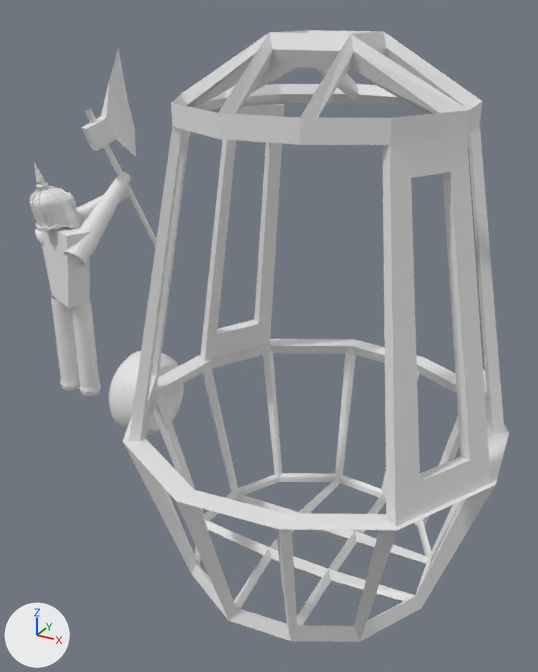
The Blender file Objects3D/caos/marauder2.blend as it was, and as the next commit left it.
The view is the same before and after, from a 50 mm camera at (118.4, -120.3, 108.3) aimed at (51.5, 1.3, 47.5). The axes (+X, +Y, +Z) are drawn at lower left. The lights are the same throughout.

Names of what the first picture shows: 'Cylinder.001', 'Cylinder.002', 'Cylinder.003', 'Torus', 'brazos', 'casco', 'hacha', 'piernas', 'torso'.
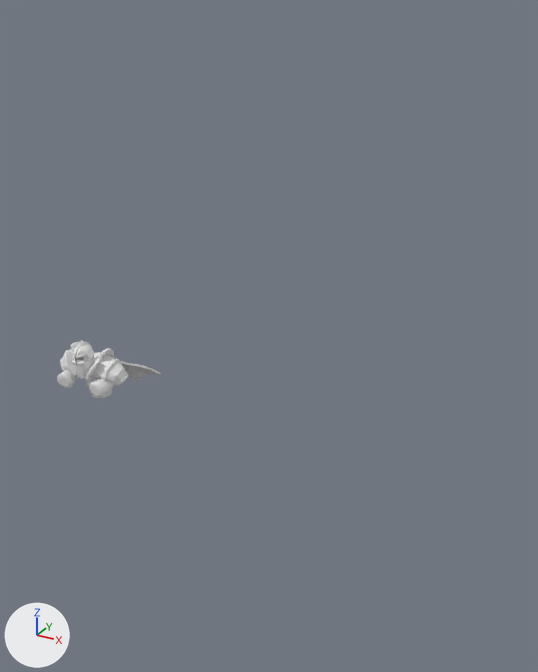
ob_root is not drawn itself; it is the parent of ob_torso, ob_piernas.

Boxes (x1, y1, x2, y2) around the edits, measured in the pictures (538 x 672 px):
'Cylinder.001', deleted: before (129, 103, 505, 527)
'Cylinder.002', deleted: before (123, 339, 509, 642)
'Cylinder.003', deleted: before (171, 30, 482, 145)
'piernas', deleted: before (51, 295, 101, 398)
'hacha', deleted: before (81, 49, 157, 248)
'brazos', reshaped, moved: before (35, 171, 131, 266); after (57, 370, 114, 398)
'torso', deleted: before (42, 227, 90, 308)
'Torus', deleted: before (109, 351, 184, 436)
'casco', deleted: before (29, 163, 83, 232)
'hombros', added: after (60, 342, 128, 386)
'cara', added: after (72, 340, 96, 378)
'capa', added: after (120, 361, 161, 382)
'hombre', added: after (84, 352, 112, 398)

Patch to the scene script:
```diff
--- a/Objects3D/caos/marauder2.blend.py
+++ b/Objects3D/caos/marauder2.blend.py
@@ me_cylinder_001 @@
 # used by ob_brazos; parent = ob_torso; location = (1.71, 3.073, 34.92)
-me_cylinder_001.from_pydata(...)  # 144 vertices, 108 faces; spans x -10.8..10.2, y -16.6..3.6, z -2.6..14.8
+me_cylinder_001.from_pydata(...)  # 384 vertices, 324 faces; spans x -12.8..2.2, y -3.0..3.5, z -2.6..3.1
+# me_cylinder_001 part 1: 144 vertices removed from x -10.8..10.2, y -16.6..3.6, z -2.6..14.8; 384 vertices added at x -12.8..2.2, y -3.0..3.5, z -2.6..3.1
@@ ob_root @@
 ob_root = bpy.data.objects.new('root', None)
-ob_root.location = (2.269, 0.0, 0.0)
+ob_root.location = (0.0, 0.0, 0.0)
@@ ob_torso @@
-ob_torso = bpy.data.objects.new('torso', me_cube)
@@ ob_brazos @@
 ob_brazos = bpy.data.objects.new('brazos', me_cylinder_001)
-ob_brazos.parent = ob_torso
-ob_brazos.matrix_parent_inverse = Matrix(((1.0, 0.0, 0.0, -1.575), (0.0, 1.0, 0.0, -2.967), (0.0, 0.0, 1.0, -31.0), (0.0, 0.0, 0.0, 1.0)))
-ob_brazos.location = (1.71, 3.073, 34.92)
+ob_brazos.parent = ob_hombre
+ob_brazos.matrix_parent_inverse = Matrix(((1.0, 0.0, 0.0, -1.47), (0.0, 1.0, 0.0, -5.204), (0.0, 0.0, 1.0, -25.66), (0.0, 0.0, 0.0, 1.0)))
+ob_brazos.location = (5.318, 1.839, 24.48)
@@ ob_hacha @@
-ob_hacha = bpy.data.objects.new('hacha', me_plane)
@@ ob_flare @@
 ob_flare = bpy.data.objects.new('flare', None)
-ob_flare.parent = ob_hacha
 ob_flare.matrix_parent_inverse = Matrix(((1.0, 0.0, 0.0, -0.0302), (0.0, 1.0, 0.0, 10.67), (0.0, 0.0, 1.0, -59.24), (0.0, 0.0, 0.0, 1.0)))
@@ ob_casco @@
-ob_casco = bpy.data.objects.new('casco', me_cylinder_002)
@@ ob_piernas @@
-ob_piernas = bpy.data.objects.new('piernas', me_icosphere_002)
@@ ob_cylinder_003 @@
-ob_cylinder_003 = bpy.data.objects.new('Cylinder.003', me_cylinder_007)
@@ ob_cylinder_002 @@
-ob_cylinder_002 = bpy.data.objects.new('Cylinder.002', me_cylinder_006)
@@ ob_cylinder_001 @@
-ob_cylinder_001 = bpy.data.objects.new('Cylinder.001', me_cylinder_004)
@@ ob_torus @@
-ob_torus = bpy.data.objects.new('Torus', me_torus)
@@ ob_hombre @@
+ob_hombre = bpy.data.objects.new('hombre', me_cylinder_005_1)  # 384 vertices, 294 faces; spans x -8.06..6.54, y -3.96..4.09, z -6.87..4.04
+ob_hombre.location = (1.5, 5.2, 25.7)
@@ ob_cara @@
+ob_cara = bpy.data.objects.new('cara', me_plane_003)  # 814 vertices, 761 faces; spans x -2.32..2.34, y -2.76..3.11, z -5.28..4.15
+ob_cara.parent = ob_hombre
+ob_cara.location = (-0.108, 1.519, 31.33)
@@ ob_hombros @@
+ob_hombros = bpy.data.objects.new('hombros', me_cylinder)  # 564 vertices, 526 faces; spans x -10.1..10.1, y -6.0..3.3, z -3.5..5.0
+ob_hombros.parent = ob_hombre
+ob_hombros.location = (-0.337, 5.432, 27.58)
@@ ob_capa @@
+ob_capa = bpy.data.objects.new('capa', me_plane_1)  # 70 vertices, 68 faces; spans x -8.7..8.4, y -5.2..8.2, z -10.1..2.9
+ob_capa.parent = ob_hombre
+ob_capa.location = (0.226, 12.21, 26.09)
```
